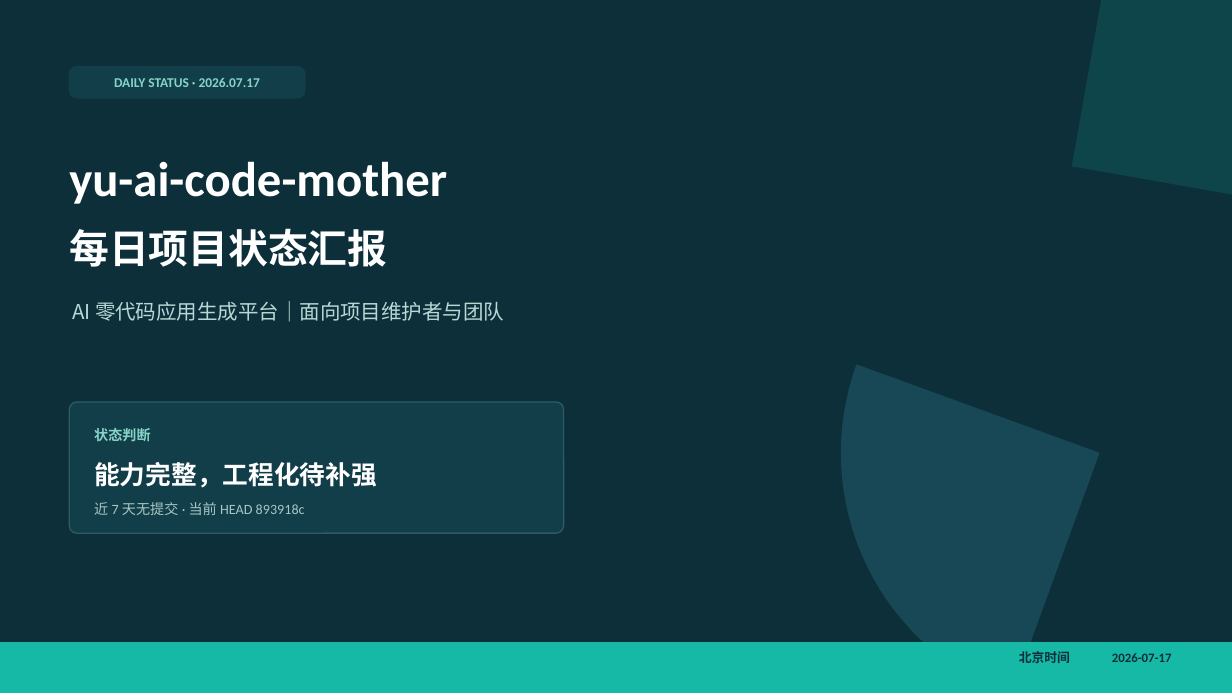
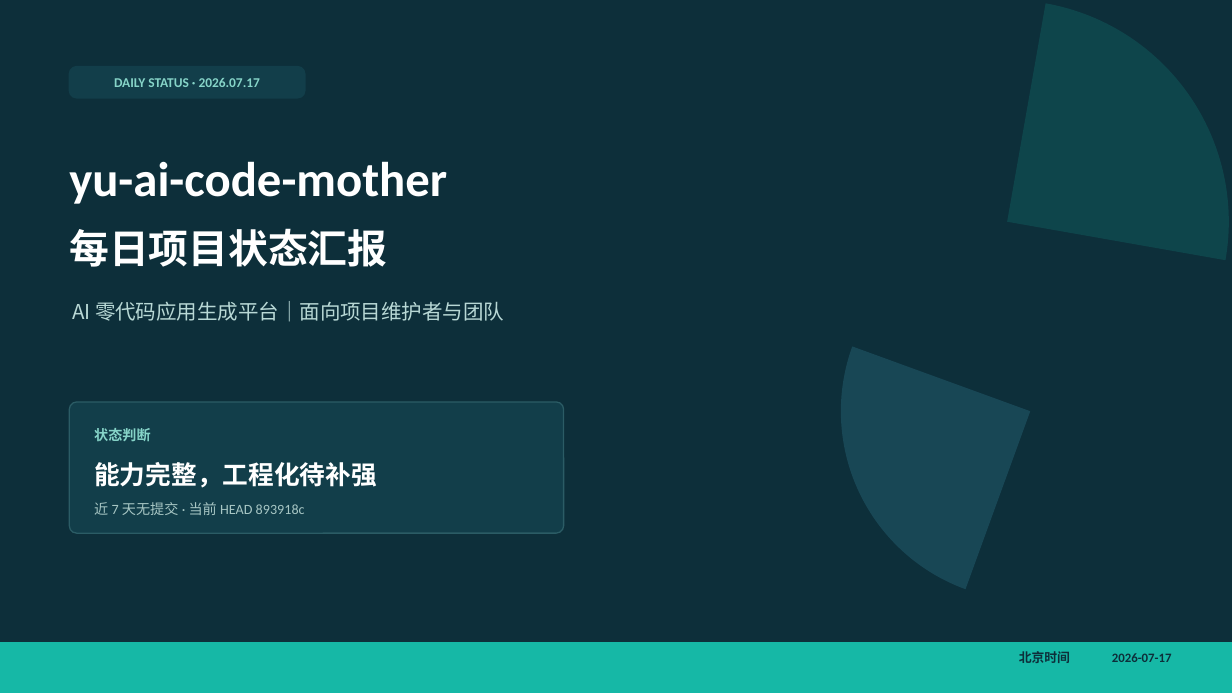
Before and after one commit to liyupi/yu-ai-code-mother, a slide deck: slide 1 of docs/reports/project-status-2026-07-17.pptx. Drawn at 1232x693 pixels with LibreOffice and Linux fonts; fonts in the diff are those of the drawing. Boxes give left, top, right and bottom in pixels: in the first picture for what was removed or moved away, otherwise in the second. Text is boxed around its words. In the diff, an @@ line names an element or a change of style, - is before the commit and + after.

```diff
--- a/docs/reports/project-status-2026-07-17.pptx
+++ b/docs/reports/project-status-2026-07-17.pptx
@@ arc (boxed as its full ellipse): place and size @@
-arc (boxed as its full ellipse) at (740, 0, 1232, 498)
+arc (boxed as its full ellipse) at (750, 0, 1232, 479)
@@ arc (boxed as its full ellipse): place and size @@
-arc (boxed as its full ellipse) at (768, 121, 1232, 693)
+arc (boxed as its full ellipse) at (788, 168, 1232, 654)
```
